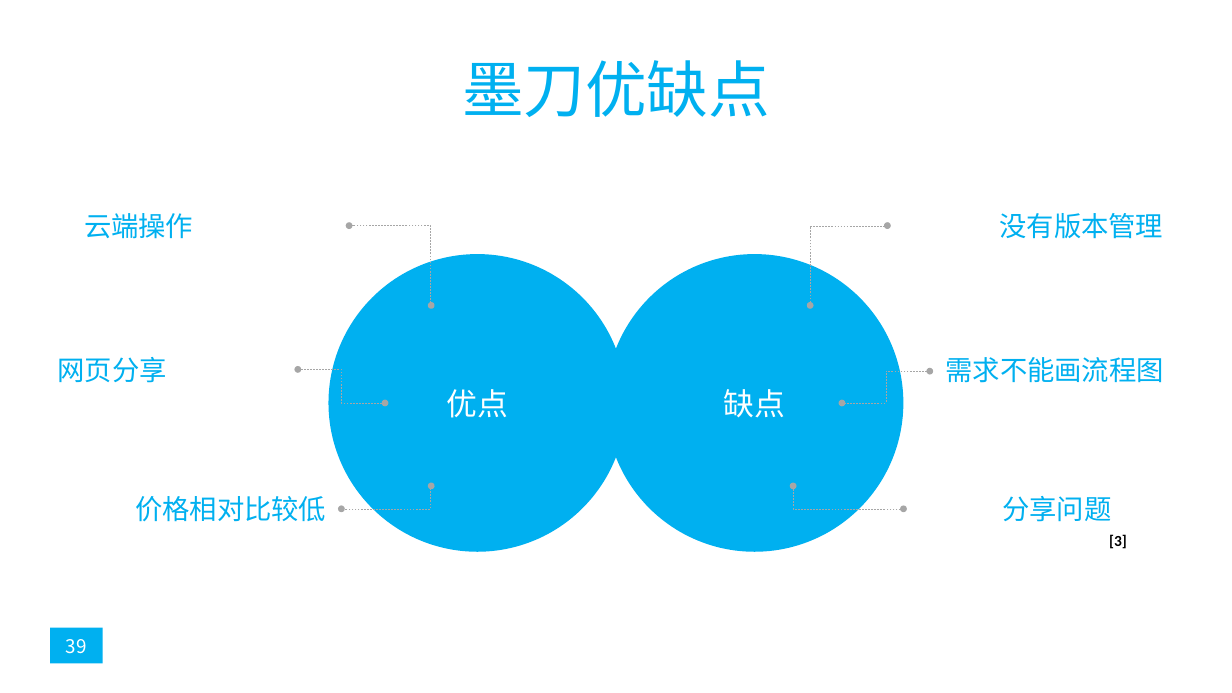
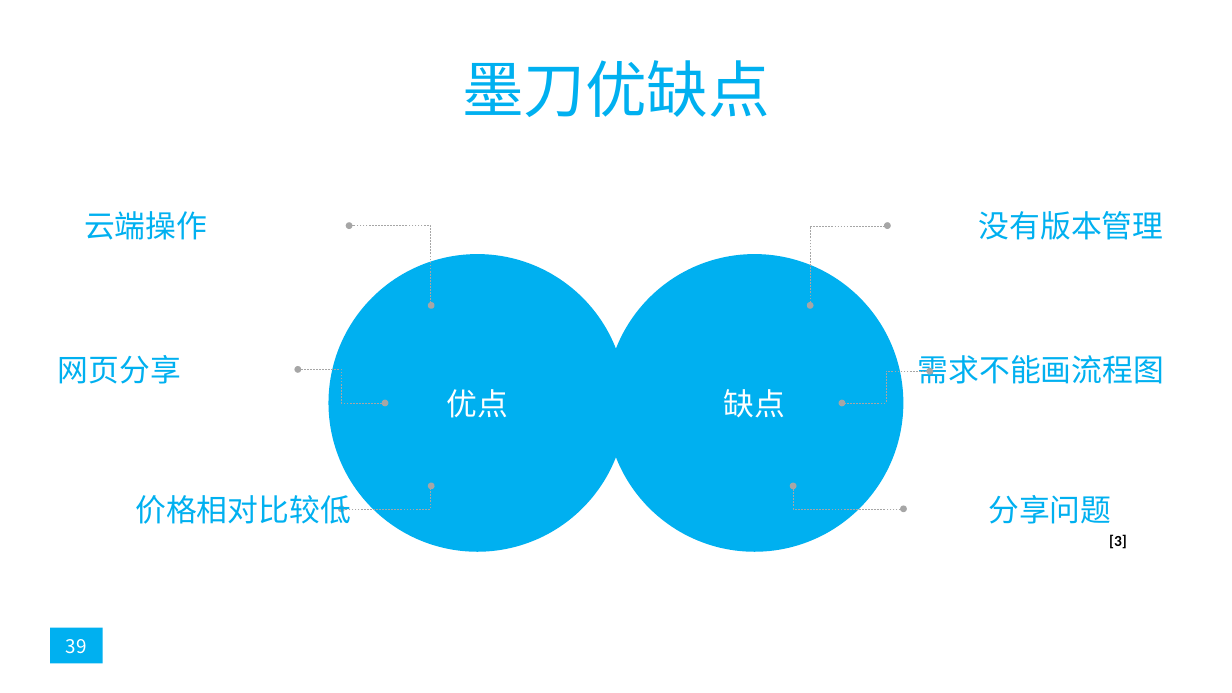
Before and after one commit to popopoi/PRD2018-G07, a slide deck: slide 39 of 非受控文档/翻转课堂PPT/PRD2018-G07-第七周翻转课堂PPT.pptx. Drawn at 1232x693 pixels with LibreOffice and Linux fonts; fonts in the diff are those of the drawing. Boxes give left, top, right and bottom in pixels: in the first picture for what was removed or moved away, otherwise in the second. Text is boxed around its words. In the diff, an @@ line names an element or a change of style, - is before the commit and + after.

```diff
--- a/非受控文档/翻转课堂PPT/PRD2018-G07-第七周翻转课堂PPT.pptx
+++ b/非受控文档/翻转课堂PPT/PRD2018-G07-第七周翻转课堂PPT.pptx
@@ size 16 to 18 pt, font Noto Sans CJK KR to Arial in 6 elements at (84,211,207,240), (979,211,1164,240), (58,355,181,384), (918,355,1164,384), (135,495,351,524), (988,495,1111,524) @@
```
Also in this commit, not shown: 11 other slides changed.
